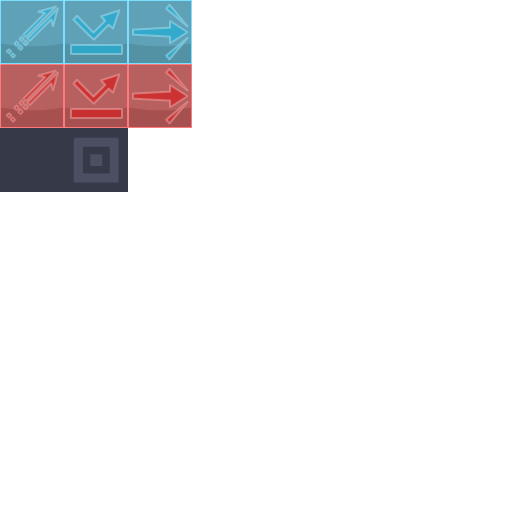
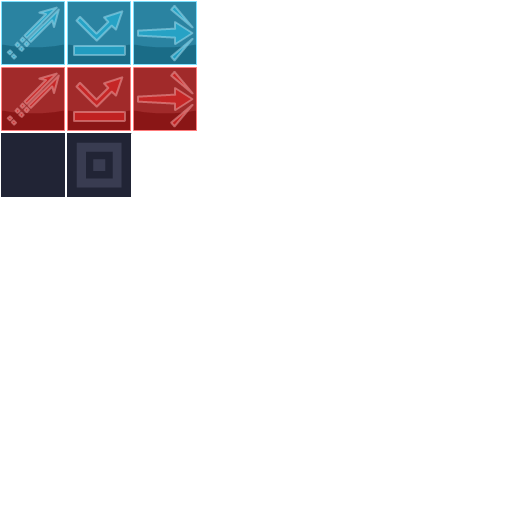
Comparing the layer stacks of the two 512 × 512 images. Changes:
renamed "temp.png" to "tempImg.png", painted on it over 0, 0, 197, 197
